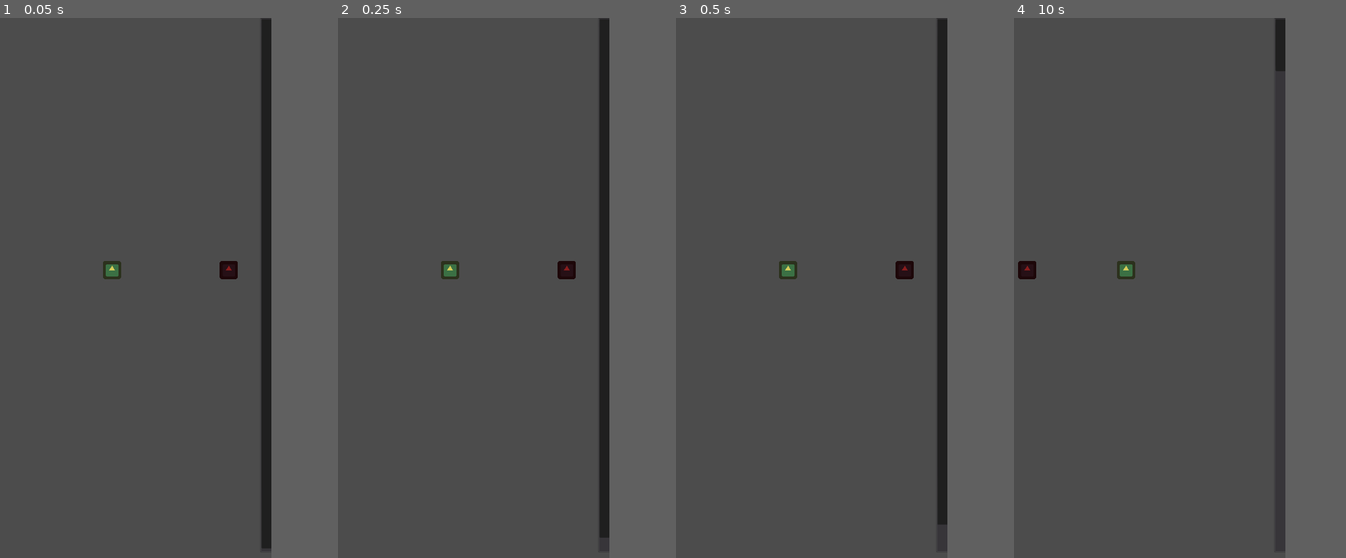
Above: before the commit, frames 1-4 (left to right).
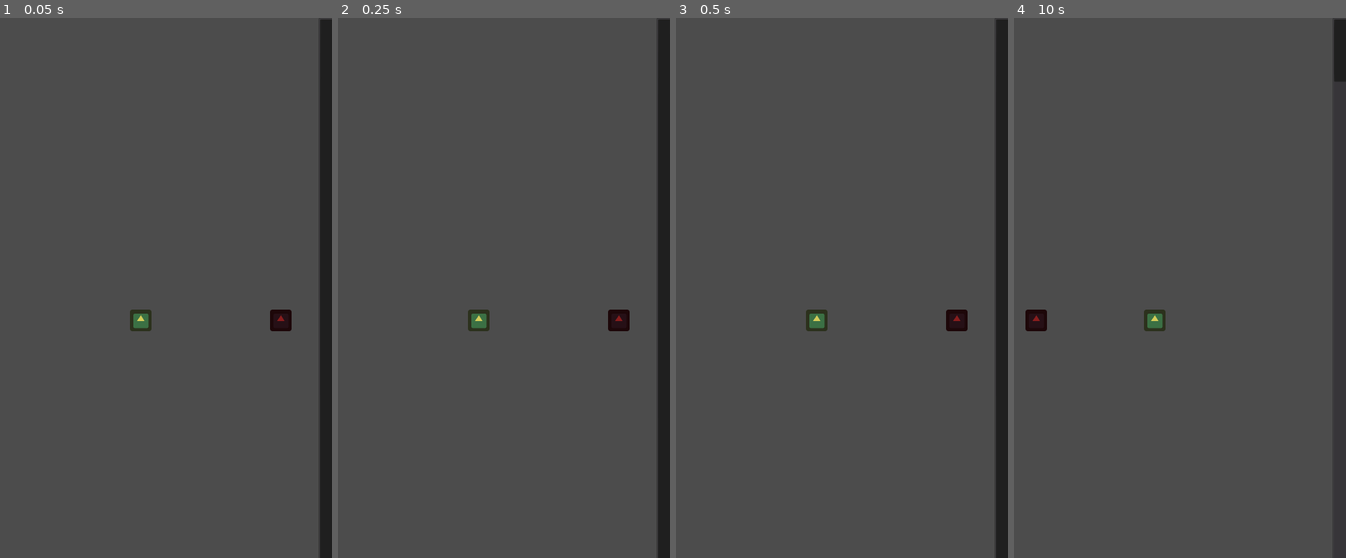
Above: after the commit, the same moments.

Repository: Jugendhackt/SWTU
Game: Godot game, scene res://scenes/Levels/CigaretteLevel.tscn
Two runs of this game, one before a commit and one after it. Both use one fixed random seed, a clock stepped at 60 frames per second and the inputs below. After the commit the project has no main scene; this scene is started directly in both runs. The engine's default icon, where the game draws it, is replaced by a stand-in: a white triangle on a blue panel in a dark square.
Inputs:
- Up to frame 1 (0.05 s): no input
- Up to frame 2 (0.25 s): no input
- Up to frame 3 (0.5 s): no input
- Up to frame 4 (10 s): hold Right (ui_right) 0.53-1.28 s; hold Left (ui_left) 1.28-2.03 s; hold Right (ui_right) 2.03-3.53 s; hold Left (ui_left) 3.53-5.78 s; hold Right (ui_right) 5.78-8.03 s; hold Left (ui_left) 8.03-9.53 s; hold Right (ui_right) from 9.53 s (still down)
In our replay, the window is 450x800 before the commit and 540x800 after it. These sizes can differ from the game's own. Grey fills any space a smaller window leaves; there, only what the larger window draws over its background counts as a difference.

The runs differ from the first frame. In frame 1, 7.5% of the frame differs, in the area x 31-100%, y 0-100%; in frame 2, 7.4%; in frame 3, 7.3%; in frame 4, 1.6%.

Commit message:
new menu

Diff:
--- a/SWTU/project.godot
+++ b/SWTU/project.godot
@@ -16,7 +16,7 @@
 [application]
 
 config/name="New Game Project"
-run/main_scene="res://scenes/Levels/CigaretteLevel.tscn"
+run/main_scene="res://scenes/Cigarette/CigaretteLevel.tscn"
 config/icon="res://icon.png"
 
 [autoload]
@@ -27,11 +27,8 @@
 
 window/size/width=1080
 window/size/height=1920
-window/size/test_width=540
-window/size/test_height=960
 window/handheld/orientation="portrait"
-window/stretch/mode="2d"
-window/stretch/aspect="keep"
+window/stretch/aspect="keep_height"
 
 [rendering]
 
--- a/SWTU/scenes/menu.tscn
+++ b/SWTU/scenes/menu.tscn
@@ -1,42 +1,53 @@
-[gd_scene format=2]
+[gd_scene load_steps=4 format=2]
+
+[ext_resource path="res://images/StartBild.png" type="Texture" id=1]
+
+[sub_resource type="CanvasItemMaterial" id=1]
+light_mode = 2
+
+[sub_resource type="CanvasItemMaterial" id=2]
+light_mode = 2
 
 [node name="menu" type="Node2D"]
 
-[node name="MarginContainer" type="MarginContainer" parent="."]
-margin_left = 80.0
-margin_top = 80.0
-margin_right = 80.0
-margin_bottom = 80.0
+[node name="VBoxContainer" type="VBoxContainer" parent="."]
+margin_right = 1080.0
+margin_bottom = 1920.0
 
-[node name="VBoxContainer" type="VBoxContainer" parent="MarginContainer"]
-margin_right = 400.0
-margin_bottom = 608.0
+[node name="HBoxContainer" type="HBoxContainer" parent="VBoxContainer"]
+margin_right = 1080.0
+margin_bottom = 290.0
+rect_min_size = Vector2( 400, 290 )
 
-[node name="HBoxContainer" type="HBoxContainer" parent="MarginContainer/VBoxContainer"]
-margin_right = 400.0
-margin_bottom = 80.0
-rect_min_size = Vector2( 400, 80 )
-
-[node name="Button" type="Button" parent="MarginContainer/VBoxContainer/HBoxContainer"]
-margin_right = 198.0
-margin_bottom = 80.0
+[node name="Button" type="Button" parent="VBoxContainer/HBoxContainer"]
+material = SubResource( 1 )
+margin_right = 538.0
+margin_bottom = 290.0
 size_flags_horizontal = 3
 
-[node name="Button2" type="Button" parent="MarginContainer/VBoxContainer/HBoxContainer"]
-margin_left = 202.0
-margin_right = 400.0
-margin_bottom = 80.0
+[node name="Button2" type="Button" parent="VBoxContainer/HBoxContainer"]
+material = SubResource( 1 )
+margin_left = 542.0
+margin_right = 1080.0
+margin_bottom = 290.0
 size_flags_horizontal = 3
 
-[node name="Button3" type="Button" parent="MarginContainer/VBoxContainer"]
-margin_top = 84.0
-margin_right = 400.0
-margin_bottom = 504.0
+[node name="Button3" type="Button" parent="VBoxContainer"]
+material = SubResource( 1 )
+margin_top = 294.0
+margin_right = 1080.0
+margin_bottom = 1616.0
 size_flags_vertical = 3
 
-[node name="ColorRect3" type="ColorRect" parent="MarginContainer/VBoxContainer"]
-margin_top = 508.0
-margin_right = 400.0
-margin_bottom = 608.0
-rect_min_size = Vector2( 400, 100 )
+[node name="ColorRect3" type="ColorRect" parent="VBoxContainer"]
+material = SubResource( 2 )
+margin_top = 1620.0
+margin_right = 1080.0
+margin_bottom = 1920.0
+rect_min_size = Vector2( 400, 300 )
 color = Color( 0, 0.172549, 0.952941, 1 )
+
+[node name="Sprite" type="Sprite" parent="."]
+position = Vector2( 539.697, 959.224 )
+z_index = -1
+texture = ExtResource( 1 )
Binary file added: SWTU/images/StartBild.png
